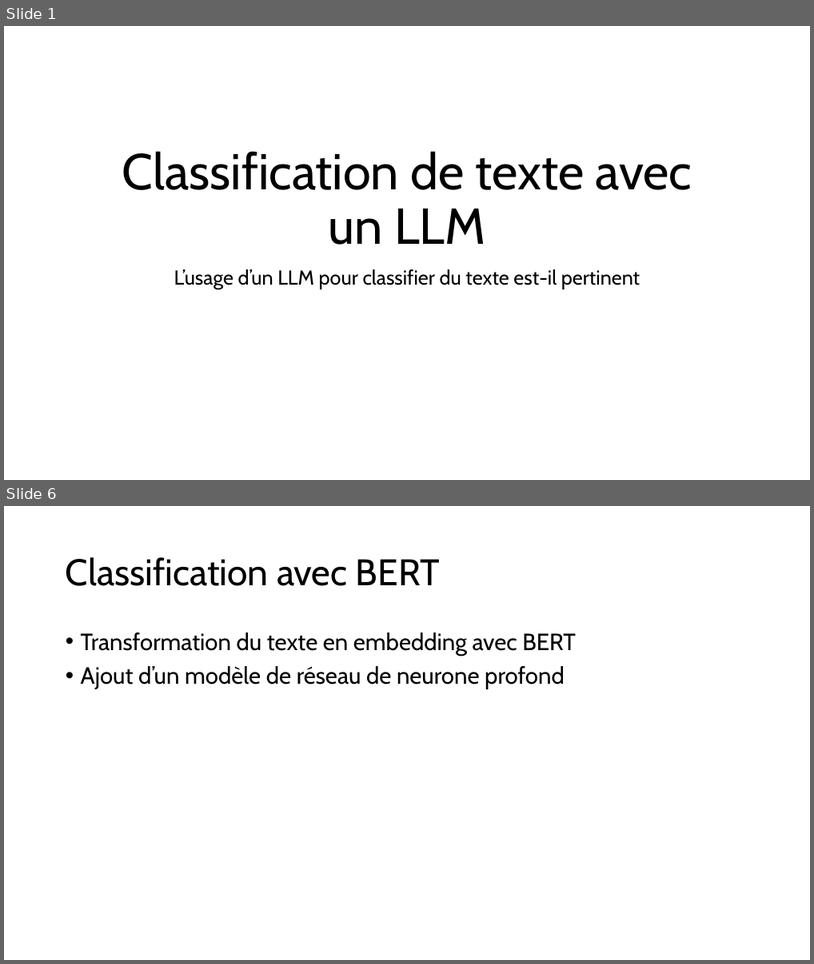
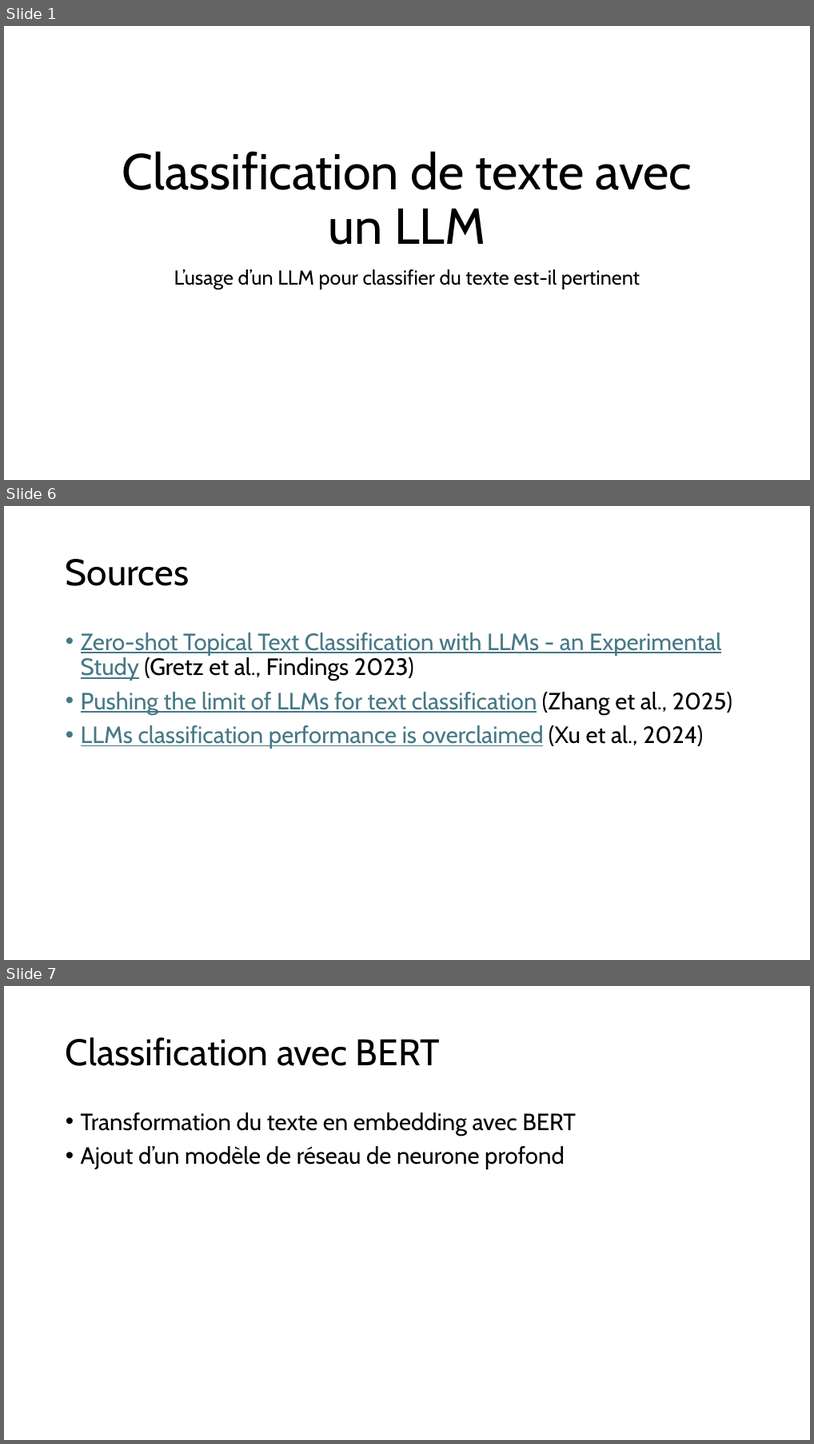
Before and after one commit to alexandre-petit/Cost_benefit_of_LLMs, a slide deck: 3_présentation.pptx. Shown one above the other, each under a label of ours: slides 1 and 6 before the commit, slides 1, 6 and 7 after it; the slides between them are not shown. The pictures are 814x964 and 814x1444 pixels, drawn with LibreOffice and Linux fonts; fonts in the diff are those of the drawing. Boxes give left, top, right and bottom in pixels: in the first picture for what was removed or moved away, otherwise in the second. Text is boxed around its words. In the diff, an @@ line names an element or a change of style, - is before the commit and + after.

```diff
--- a/3_présentation.pptx
+++ b/3_présentation.pptx
@@ slide 6 added at bbox=[4, 506, 810, 960], background #FFFFFF @@
@@ title added at bbox=[66, 559, 189, 586], 44 pt, text #000000 @@
+Sources
@@ text added at bbox=[81, 632, 733, 748], 28 pt, text #467886, underline @@
+• Zero-shot Topical Text Classification with LLMs - an Experimental Study (Gretz et al., Findings 2023)
+• Pushing the limit of LLMs for text classification (Zhang et al., 2025)
+• LLMs classification performance is overclaimed (Xu et al., 2024)
@@ what was slide 6 is now slide 7 @@
```
Also in this commit, not shown: 6 slides changed, 1 other slide added, 1 slide removed, 9 other files.
